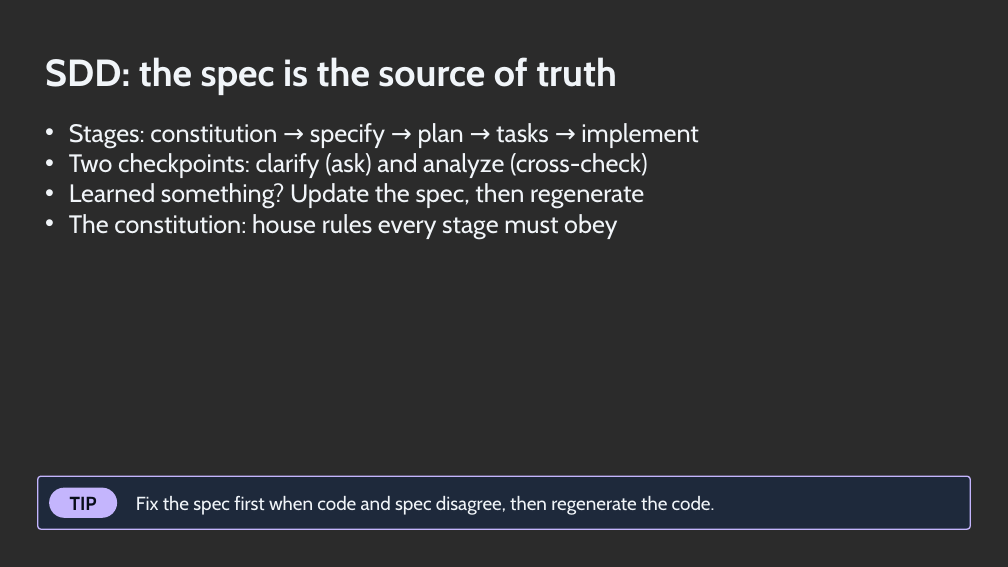
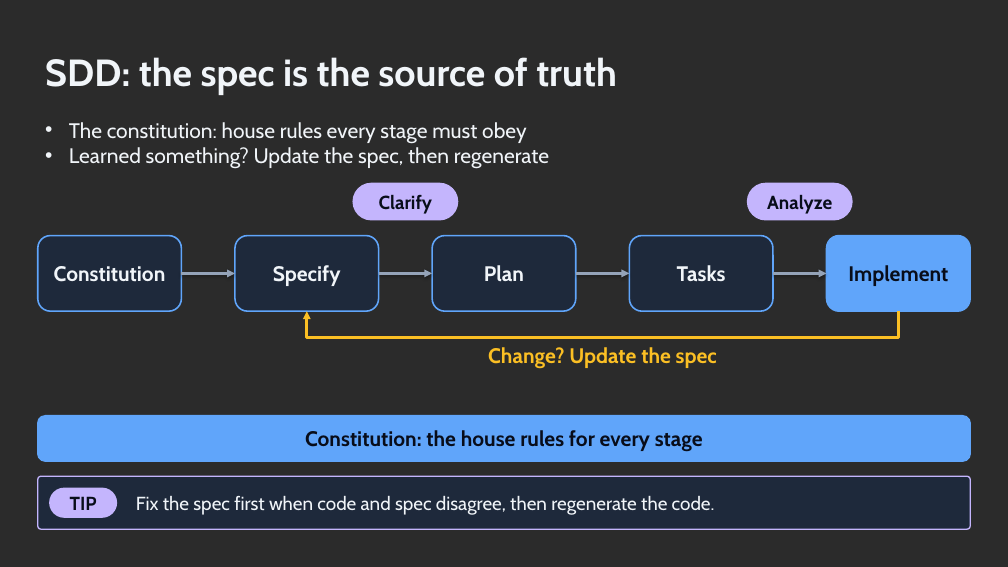
Before and after one commit to ronyronen/speckit-claude-presentation, a slide deck: slide 5 of presentation/speckit-workshop.pptx. Drawn at 1008x567 pixels with LibreOffice and Linux fonts; fonts in the diff are those of the drawing; background and template pictures are left out; a plain dark background stands for a picture behind light text. Boxes give left, top, right and bottom in pixels: in the first picture for what was removed or moved away, otherwise in the second. Text is boxed around its words. In the diff, an @@ line names an element or a change of style, - is before the commit and + after.

```diff
--- a/presentation/speckit-workshop.pptx
+++ b/presentation/speckit-workshop.pptx
@@ text at <box>69,122,527,144</box>: text changed; size 24 to 20 pt @@
-• Stages: constitution → specify → plan → tasks → implement
-• Two checkpoints: clarify (ask) and analyze (cross-check)
+• The constitution: house rules every stage must obey
@@ text at <box>69,147,549,169</box>: size 24 to 20 pt in "Learned something? Update the spec, then regenerate" @@
@@ rounded rectangle added at <box>352,183,458,221</box>, fill #C4B5FD, 18 pt, text #080D1A, bold @@
+Clarify
@@ rounded rectangle added at <box>747,183,853,221</box>, fill #C4B5FD, 18 pt, text #080D1A, bold @@
+Analyze
@@ rounded rectangle added at <box>38,236,181,312</box>, fill #1E293B, outline #60A5FA 1.5 pt, 20 pt, text #F1F5F9, bold @@
+Constitution
@@ text at <box>69,214,617,239</box>: paragraph removed @@
-• The constitution: house rules every stage must obey
@@ rounded rectangle added at <box>235,236,379,312</box>, fill #1E293B, outline #60A5FA 1.5 pt, 20 pt, text #F1F5F9, bold @@
+Specify
@@ rounded rectangle added at <box>433,236,576,312</box>, fill #1E293B, outline #60A5FA 1.5 pt, 20 pt, text #F1F5F9, bold @@
+Plan
@@ rounded rectangle added at <box>629,236,773,312</box>, fill #1E293B, outline #60A5FA 1.5 pt, 20 pt, text #F1F5F9, bold @@
+Tasks
@@ rounded rectangle added at <box>827,236,970,312</box>, fill #60A5FA, outline #60A5FA 1.5 pt, 20 pt, text #080D1A, bold @@
+Implement
@@ arrow added from (181, 274) to (235, 274), #94A3B8 2.5 pt @@
@@ arrow added from (379, 274) to (433, 274), #94A3B8 2.5 pt @@
@@ arrow added from (576, 274) to (629, 274), #94A3B8 2.5 pt @@
@@ arrow added from (773, 274) to (827, 274), #94A3B8 2.5 pt @@
@@ freeform shape added at <box>307,312,899,338</box>, outline #FBBF24 2.5 pt @@
@@ text added at <box>488,347,717,368</box>, 20 pt, text #FBBF24, bold @@
+Change? Update the spec
@@ rounded rectangle added at <box>38,416,970,461</box>, fill #60A5FA, outline #60A5FA 1.5 pt, 20 pt, text #080D1A, bold @@
+Constitution: the house rules for every stage
```
Also in this commit, not shown: 13 other slides changed, 2 other files.
